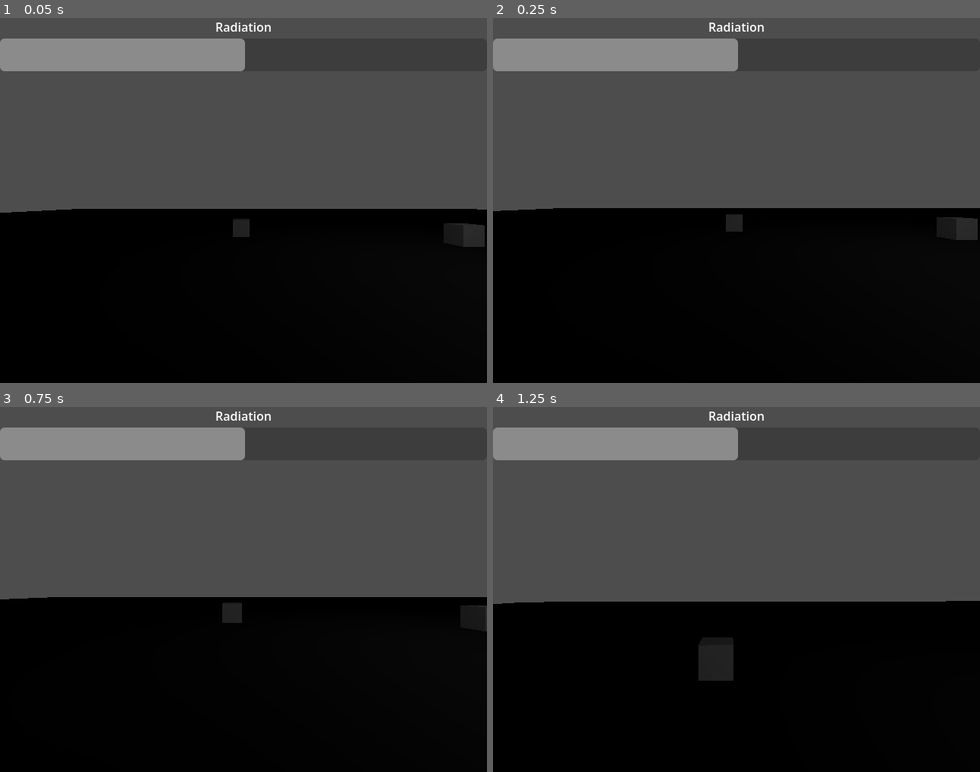
Above: before the commit, frames 1-4 (two rows, left to right).
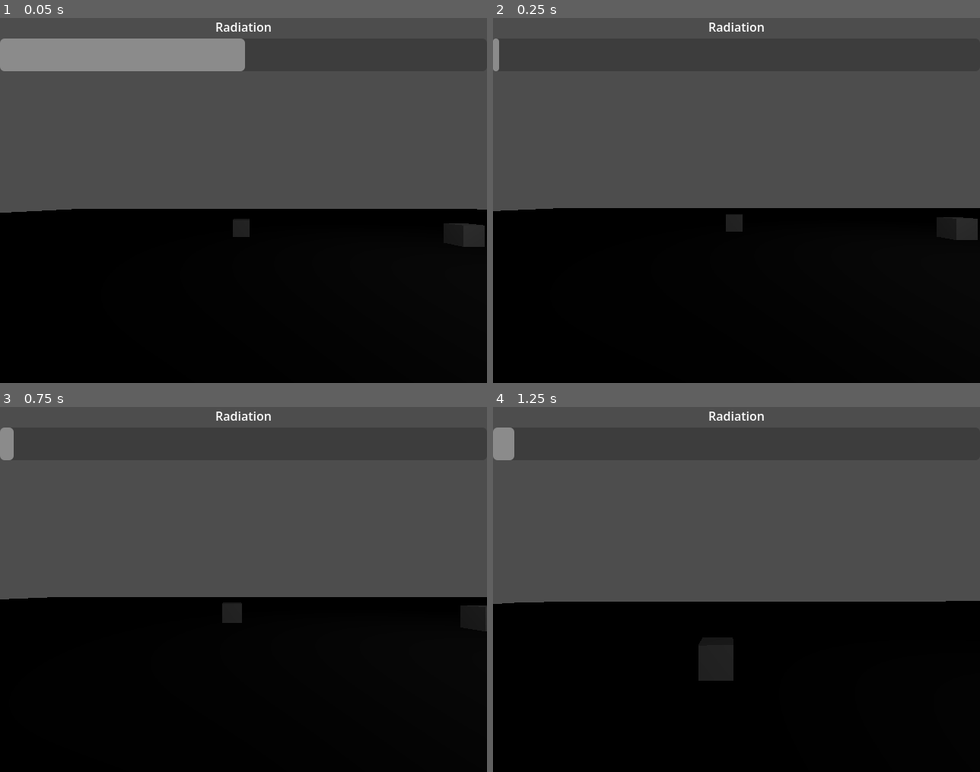
Above: after the commit, the same moments.

Repository: feargrinn/spacejam2026
Game: Godot game, scene res://scenes/test_scene.tscn
The game is run twice, just before and just after one commit, with the same random seed, the same clock (stepped at 60 frames per second) and the same inputs. This scene is started directly instead of the project's main scene.
Inputs (mouse positions are in pixels of both pictures, inside the frame that each line leads up to):
- Up to frame 1 (0.05 s): no input
- Up to frame 2 (0.25 s): no input
- Up to frame 3 (0.75 s): move the mouse to (267, 589) at 0.52 s; hold W (move_forward) from 0.53 s (still down); tap E (interact) at 0.6 s
- Up to frame 4 (1.25 s): keep holding W (move_forward); tap Space (jump) at 0.77 s

Frame 1 is identical in both runs. In frame 2, 4.4% of the frame differs, in the area x 0-51%, y 5-15%; in frame 3, 4.3%; in frame 4, 4.1%.
Error before the commit: Invalid call. Nonexistent function 'get_data' in base 'CharacterBody3D (Player)'. (res://scripts/radiation_counter.gd:8)

Commit message:
Visible player radiation progressl and lose con

Diff:
--- a/player/player.gd
+++ b/player/player.gd
@@ -23,11 +23,15 @@
 var grav_vel: Vector3 # Gravity velocity
 var jump_vel: Vector3 # Jumping velocity
 
+var _player_data: PlayerData
+const PLAYER_DATA = preload("res://resources/player.tres")
+
 @onready var camera: Camera3D = $Camera
 
 
 func _init() -> void:
 	instance = self
+	_player_data = PLAYER_DATA
 
 
 func _ready() -> void:
@@ -55,6 +59,9 @@
 func release_mouse() -> void:
 	Input.set_mouse_mode(Input.MOUSE_MODE_VISIBLE)
 	mouse_captured = false
+
+func get_data() -> PlayerData:
+	return _player_data
 
 func _rotate_camera(sens_mod: float = 1.0) -> void:
 	camera.rotation.y -= look_dir.x * camera_sens * sens_mod
--- /dev/null
+++ b/resources/player.tres
@@ -0,0 +1,7 @@
+[gd_resource type="Resource" script_class="PlayerData" format=3 uid="uid://c717ups4xhljk"]
+
+[ext_resource type="Script" uid="uid://jpu8wuj6v2gf" path="res://scripts/player_data.gd" id="1_rjq7u"]
+
+[resource]
+script = ExtResource("1_rjq7u")
+metadata/_custom_type_script = "uid://jpu8wuj6v2gf"
--- a/scenes/possibly_radioactive_object.gd
+++ b/scenes/possibly_radioactive_object.gd
@@ -13,6 +13,8 @@
 @onready var beep_player: AudioStreamPlayer = $BeepPlayer
 @onready var beep_time: Timer = $BeepTime
 
+@onready var player := Player.instance
+
 
 func _ready() -> void:
 	interactible.sarcophagused.connect(sarcophaguse)
@@ -21,7 +23,6 @@
 
 
 func _get_distance_to_player() -> float:
-	var player := Player.instance
 	return player.global_position.distance_to(self.global_position)
 
 
@@ -34,6 +35,7 @@
 
 func _on_beep_timer_timeout() -> void:
 	_start_beep_timer()
+	player.get_data().receive_radiation()
 	beep_player.play()
 
 
--- a/scenes/test_scene.tscn
+++ b/scenes/test_scene.tscn
@@ -60,6 +60,25 @@
 size_flags_horizontal = 4
 text = "You win! Yay!"
 
+[node name="PanelContainer2" type="PanelContainer" parent="." unique_id=1513742286]
+visible = false
+anchors_preset = 8
+anchor_left = 0.5
+anchor_top = 0.5
+anchor_right = 0.5
+anchor_bottom = 0.5
+offset_left = -51.0
+offset_top = -20.0
+offset_right = 51.0
+offset_bottom = 20.0
+grow_horizontal = 2
+grow_vertical = 2
+
+[node name="Label" type="Label" parent="PanelContainer2" unique_id=583403970]
+layout_mode = 2
+size_flags_horizontal = 4
+text = "You lose. Booooo."
+
 [node name="RadiationCounter" parent="." unique_id=484867935 instance=ExtResource("4_7ddre")]
 anchors_preset = 10
 anchor_left = 0.0
--- a/scripts/player_data.gd
+++ b/scripts/player_data.gd
@@ -1,4 +1,20 @@
 class_name PlayerData
 extends Resource
 
-@export var radiation: float
+signal lost
+
+@export var radiation: float = 0.0:
+	set(value):
+		radiation = value
+		changed.emit()
+		if radiation >= max_radiation:
+			lost.emit()
+
+@export var max_radiation: float = 1000.0:
+	set(value):
+		radiation = value
+		changed.emit()
+
+
+func receive_radiation() -> void:
+	radiation += 1
--- a/scripts/radiation_counter.gd
+++ b/scripts/radiation_counter.gd
@@ -3,6 +3,13 @@
 
 var player_data: PlayerData
 
+@onready var progress_bar: ProgressBar = $ProgressBar
 
 func _ready() -> void:
 	player_data = Player.instance.get_data()
+	player_data.changed.connect(_update_progress_bar)
+
+
+func _update_progress_bar() -> void:
+	progress_bar.max_value = player_data.max_radiation
+	progress_bar.value = player_data.radiation
--- a/scripts/test_scene.gd
+++ b/scripts/test_scene.gd
@@ -5,11 +5,13 @@
 @onready var possibly_radioactive_object: PossiblyRadioactiveObject = $PossiblyRadioactiveObject
 @onready var possibly_radioactive_object_3: PossiblyRadioactiveObject = $PossiblyRadioactiveObject3
 @onready var panel_container: PanelContainer = $PanelContainer
+@onready var panel_container_2: PanelContainer = $PanelContainer2
 
 func _ready() -> void:
 	possibly_radioactive_object.set_radioactive_object(STANDARD_RADIOACTIVE_OBJECT)
 	possibly_radioactive_object_3.set_radioactive_object(STANDARD_RADIOACTIVE_OBJECT)
 	GroupHandler.group_emptied.connect(_on_group_emptied)
+	Player.instance.get_data().lost.connect(panel_container_2.show)
 
 
 func _on_group_emptied(group: GroupHandler.Group) -> void:
Not shown, added: assets/cat.png.import
Not shown, added: assets/cat_meow_cute1.mp3.import
Not shown, added: assets/cat_meow_cute2.mp3.import
Not shown, added: assets/cat_meow_defeat.mp3.import
Not shown, added: assets/cat_walking.png.import
Not shown, added: assets/laptop_patryka.ogg.import
Not shown, added: assets/pyk_patryka.ogg.import
Not shown: 1 places in scenes/radiation_counter.tscn that only renumber resources
Not shown: 1 places in scenes/test_scene.tscn that only renumber resources
